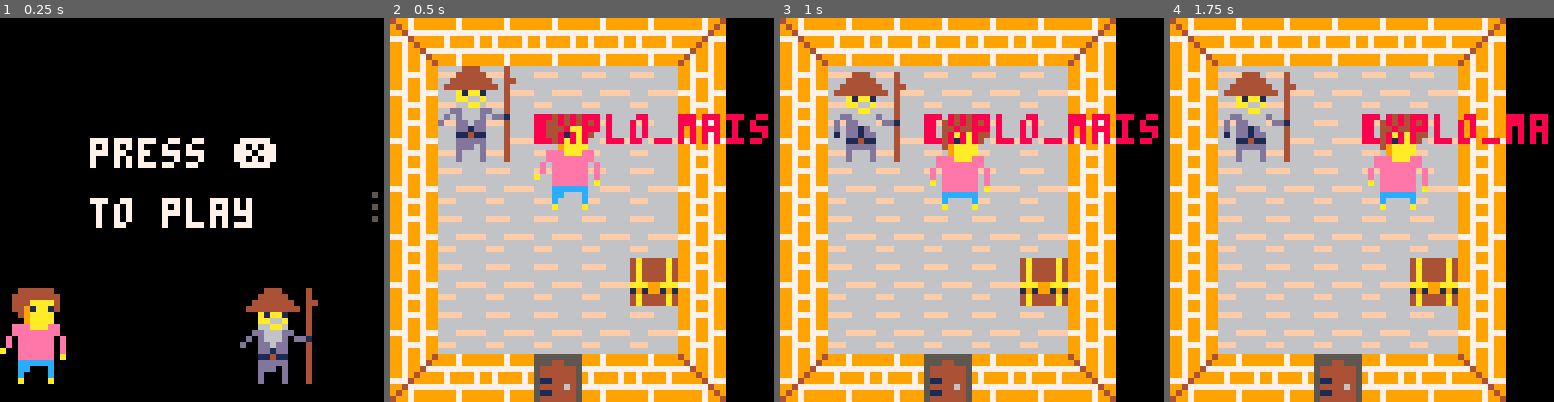
Above: before the commit, frames 1-4 (left to right).
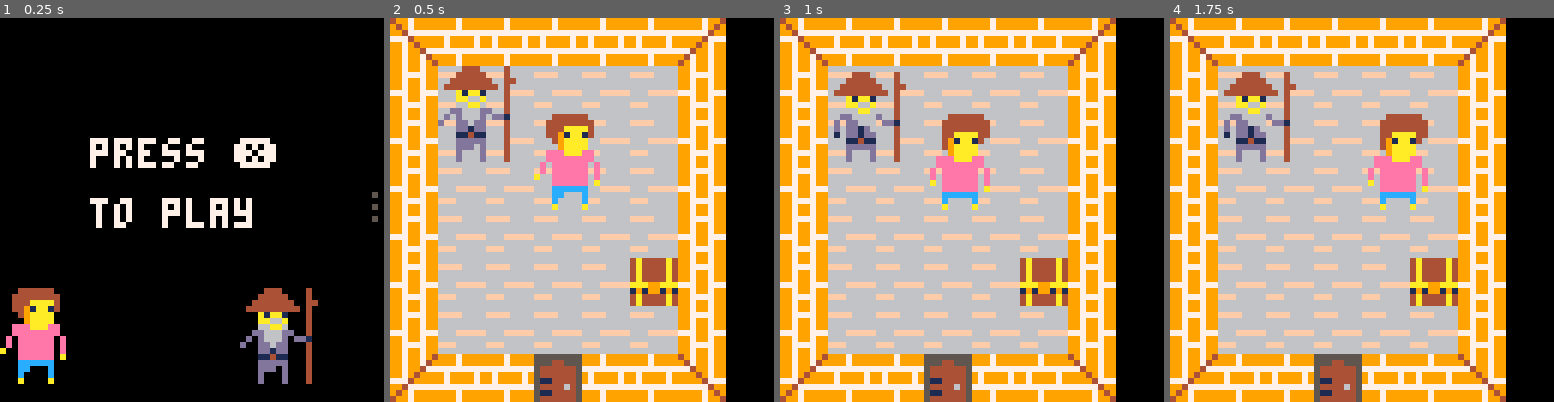
Above: after the commit, the same moments.

Repository: EmilieRobert33/LOWREZJAM
Game: PICO-8 cartridge jeux.p8
Two runs of this game, one before a commit and one after it. Both use one fixed random seed, a clock stepped at 60 frames per second and the inputs below.
Inputs:
- Up to frame 1 (0.25 s): no input
- Up to frame 2 (0.5 s): tap X (X key) at 0.33 s
- Up to frame 3 (1 s): tap O (Z key) at 0.7 s
- Up to frame 4 (1.75 s): tap X (X key) at 1.07 s; hold Right from 1.6 s (still down); tap O (Z key) at 1.7 s

Frame 1 is identical in both runs. In frame 2, 2.3% of the frame differs, in the area x 37-99%, y 25-33%; in frame 3, 2.3%; in frame 4, 1.8%.

Commit message:
version music explo

Diff:
--- a/jeux.p8
+++ b/jeux.p8
@@ -262,7 +262,7 @@
 		update_carreau()
 	if (btnp(5)) then
 		etat="explo_maison"
-		music(10)
+		music(01)
 	end
 
 end
@@ -273,6 +273,7 @@
 		move_player()
 		if (nbr_pas == 3) then
 			etat="dialogue_debut_sensei"
+			music(15)
 		end
 		anim_player()
 	elseif etat=="explo_hot_dog_city" then
@@ -385,6 +386,7 @@
 		if (cos(2*t())<0 and s_parle==11) s_parle=8
 		if (btnp(0) or btnp(1) or btnp(2) or btnp(3) or btnp(4) or btnp(5)) then
 			etat="explo_maison"
+			music(01)
 			nbr_pas=50
 			life=51
 			ma_vie=4
@@ -407,6 +409,7 @@
 		if (cos(2*t())<0 and so_parle==110) so_parle=108
 		if (btnp(0) or btnp(1) or btnp(2) or btnp(3) or btnp(4) or btnp(5)) then
 			etat="explo_hot_dog_city"
+			music(01)
 			life=51
 			ma_vie=4
 		end
@@ -875,8 +878,8 @@
 
 function draw_player()
 	spr(p.sprite,p.x*8,p.y*8,2,2)
-	print(p.flag,p.x*8,p.y*8,8)
-	print(etat,p.x*8,p.y*8,8)
+	--print(p.flag,p.x*8,p.y*8,8)
+	--print(etat,p.x*8,p.y*8,8)
 end
 
 function draw_sensei()
@@ -929,10 +932,12 @@
 		newx=59
 		newy=26
 		p.flag=0
+		--music(01)
 
 	elseif(is_tile(tel,x,y) and p.flag==0) then
 		--etat="dialogue_debut_sosoa"
 		etat="combat_saucisse"
+		music(15)
 		--mapx=0
 		--mapy=0
 		p.flag=2
Not shown, changed: the music (__music__) section of jeux.p8
